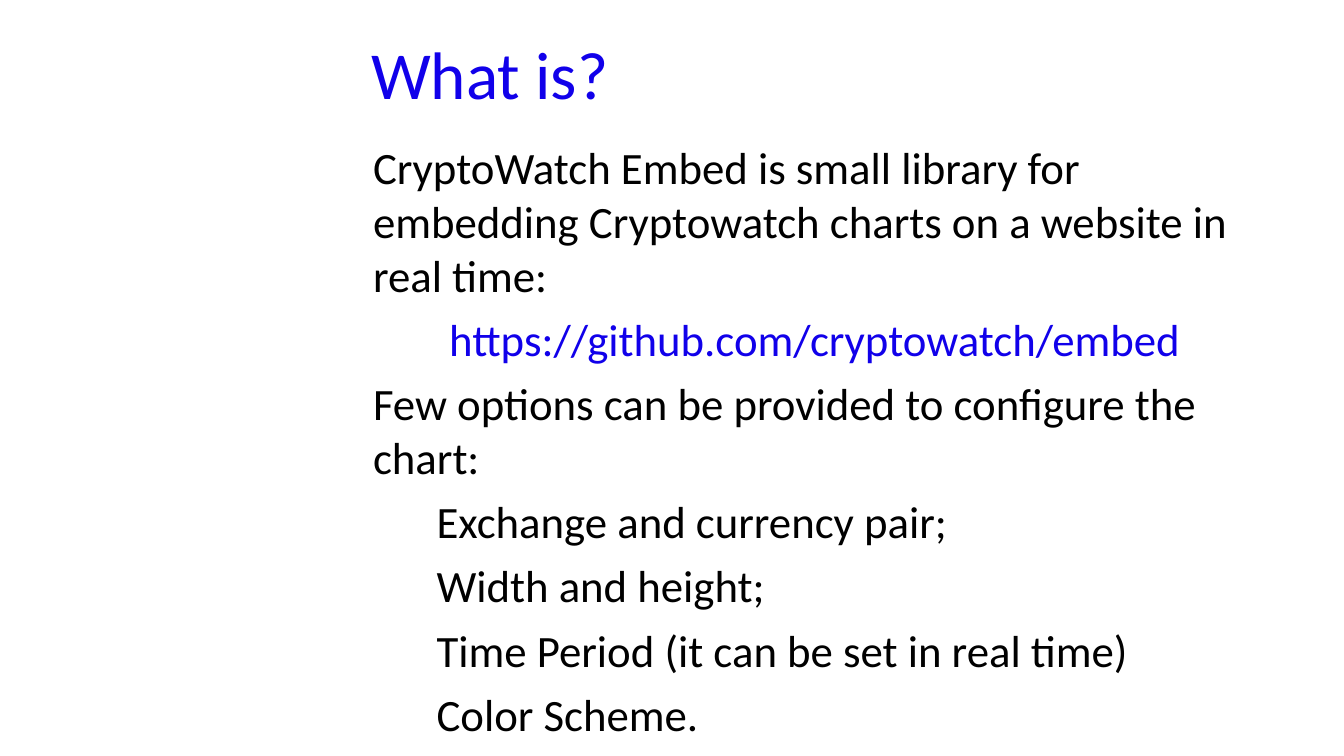
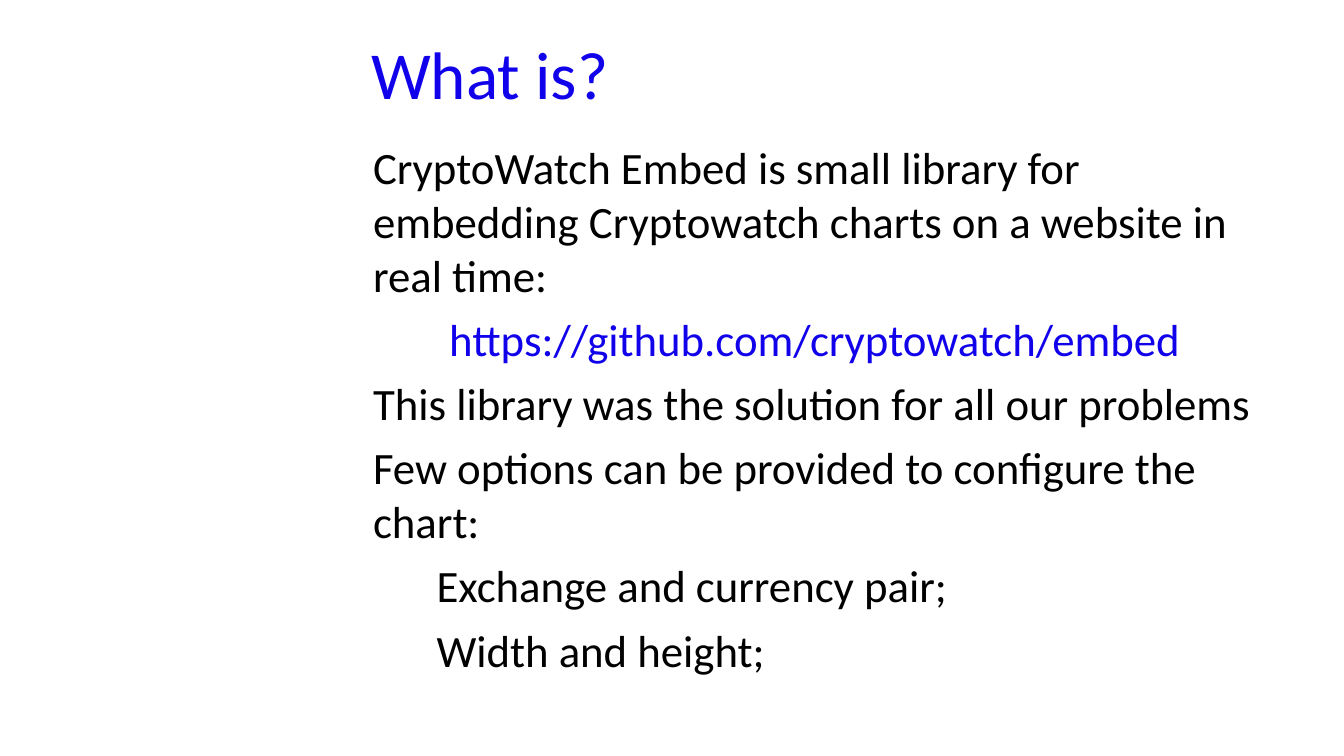
Before and after one commit to GabriM97/CryptoWolf, a slide deck: slide 31 of Student Presentation/Student_Presentation.odp (slide 30 before the commit). Drawn at 1344x756 pixels with LibreOffice and Linux fonts; fonts in the diff are those of the drawing; background and template pictures are left out. Boxes give left, top, right and bottom in pixels: in the first picture for what was removed or moved away, otherwise in the second. Text is boxed around its words. In the diff, an @@ line names an element or a change of style, - is before the commit and + after.

```diff
--- a/Student Presentation/Student_Presentation.odp
+++ b/Student Presentation/Student_Presentation.odp
@@ text at (x1=373, y1=389, x2=1249, y2=428): paragraph added @@
+This library was the solution for all our problems
@@ text at (x1=437, y1=634, x2=1128, y2=673): paragraphs removed @@
-➔ Time Period (it can be set in real time)
-➔ Color Scheme.
```
Also in this commit, not shown: 17 other slides changed, 4 slides added, 3 slides removed, 5 other files.
